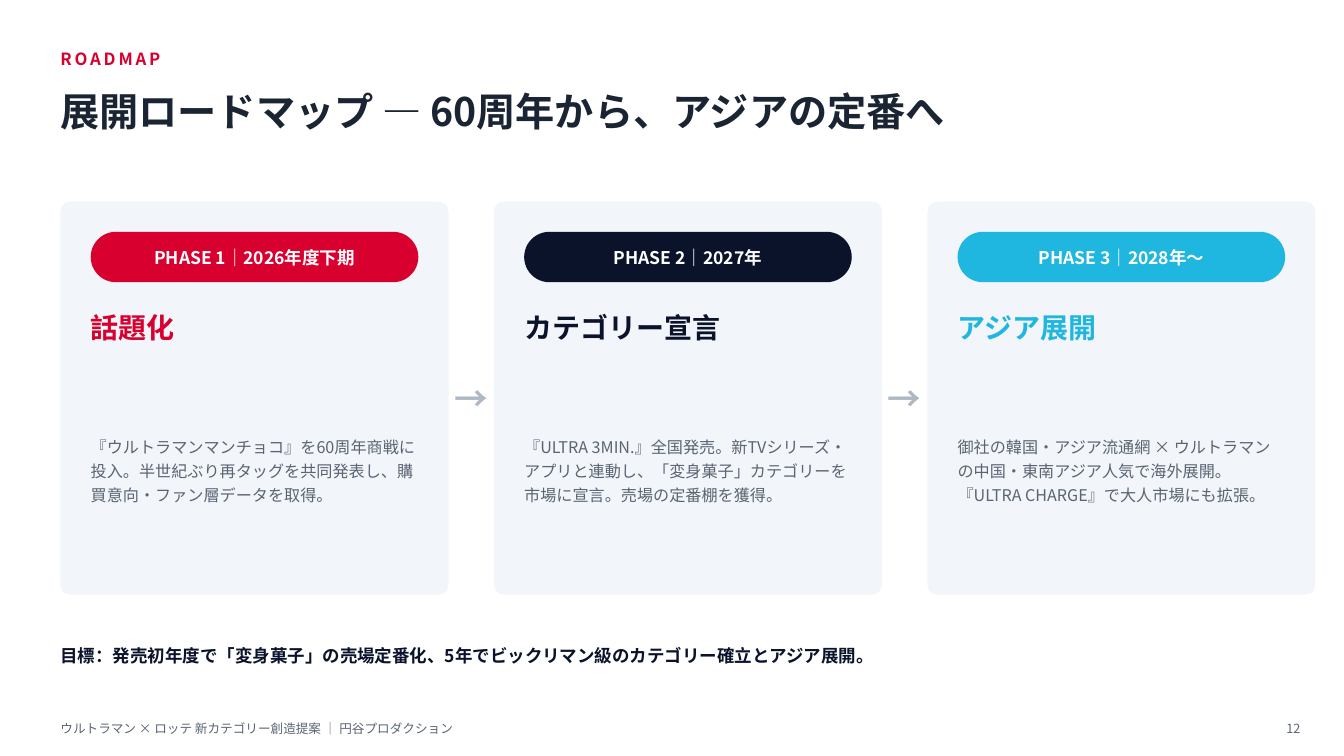
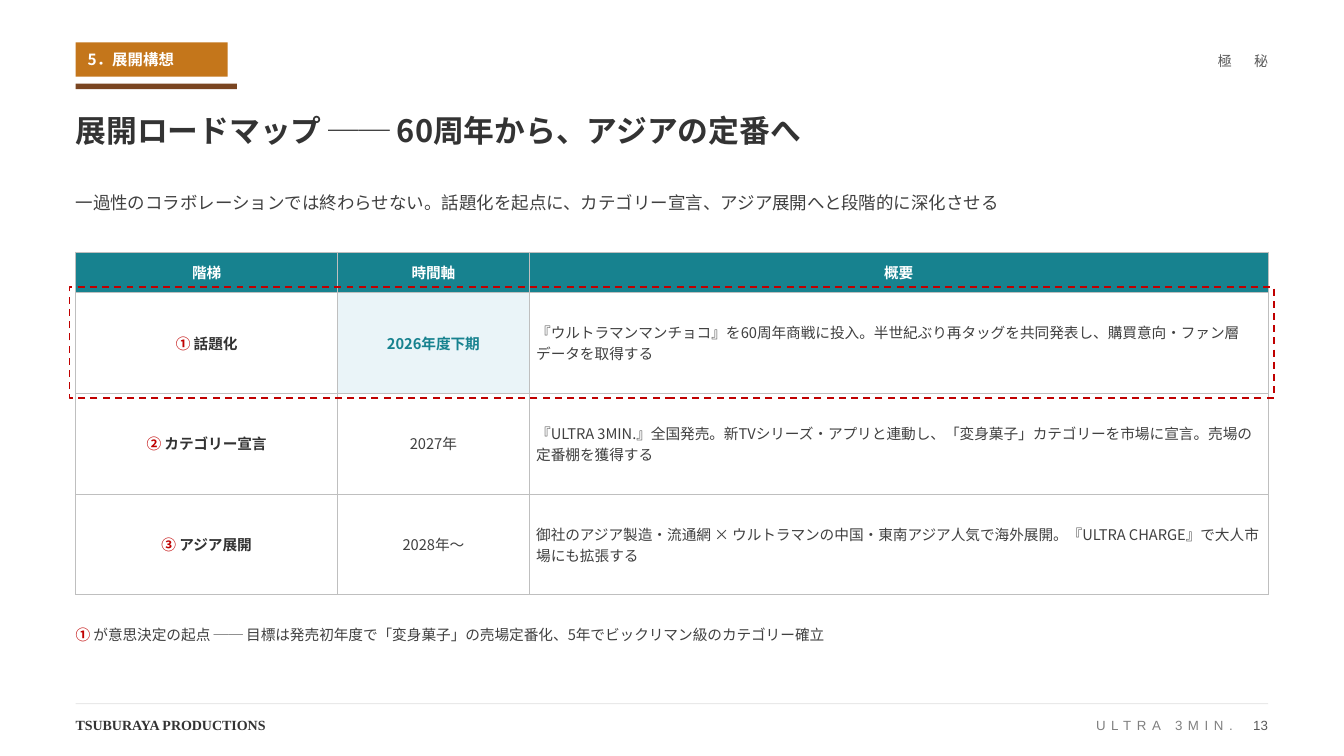
Before and after one commit to hayatoshintani-spe/kessho-lens, a slide deck: slide 13 of docs/proposals/lotte-ultraman-category-proposal.pptx (slide 12 before the commit). Drawn at 1344x756 pixels with LibreOffice and Linux fonts; fonts in the diff are those of the drawing. Boxes give left, top, right and bottom in pixels: in the first picture for what was removed or moved away, otherwise in the second. Text is boxed around its words. In the diff, an @@ line names an element or a change of style, - is before the commit and + after.

```diff
--- a/docs/proposals/lotte-ultraman-category-proposal.pptx
+++ b/docs/proposals/lotte-ultraman-category-proposal.pptx
@@ text removed at [60,52,160,65] @@
-ROADMAP
@@ rectangle added at [76,42,228,77], fill #C4761B @@
@@ text added at [88,52,174,67], 11 pt, text #FFFFFF, bold @@
+5．展開構想
@@ text added at [1218,54,1268,67], 10 pt, text #595959 @@
+極 秘
@@ rectangle added at [76,84,237,90], fill #7A4521 @@
@@ text at [76,115,801,145]: text changed; size 28 to 22 pt; text colour #1B2432 to #333333 @@
-展開ロードマップ — 60周年から、アジアの定番へ
+展開ロードマップ ── 60周年から、アジアの定番へ
@@ rounded rectangle removed at [60,202,449,595] @@
@@ text added at [76,194,999,211], 12.5 pt, text #404040 @@
+一過性のコラボレーションでは終わらせない。話題化を起点に、カテゴリー宣言、アジア展開へと段階的に深化させる
@@ rounded rectangle removed at [494,202,882,595] @@
@@ rounded rectangle removed at [928,202,1316,595] @@
@@ rounded rectangle removed at [91,232,418,282] @@
@@ rounded rectangle removed at [524,232,852,282] @@
@@ rounded rectangle removed at [958,232,1286,282] @@
@@ table added at [76,252,1268,566], 4 rows, 3 columns @@
+階梯 | 時間軸 | 概要
+① 話題化 | 2026年度下期 | 『ウルトラマンマンチョコ』を60周年商戦に投入。半世紀ぶり再タッグを共同発表し、購買意向・ファン層データを取得する
+② カテゴリー宣言 | 2027年 | 『ULTRA 3MIN.』全国発売。新TVシリーズ・アプリと連動し、「変身菓子」カテゴリーを市場に宣言。売場の定番棚を獲得する
+③ アジア展開 | 2028年〜 | 御社のアジア製造・流通網 × ウルトラマンの中国・東南アジア人気で海外展開。『ULTRA CHARGE』で大人市場にも拡張する
@@ text removed at [154,248,355,266] @@
-PHASE 1｜2026年度下期
@@ text removed at [614,248,763,266] @@
-PHASE 2｜2027年
@@ text removed at [1039,248,1204,266] @@
-PHASE 3｜2028年〜
@@ rectangle added at [70,287,1274,398], outline #C00000 1.25 pt dashed @@
@@ text removed at [91,314,175,341] @@
-話題化
@@ text removed at [524,314,720,341] @@
-カテゴリー宣言
@@ text removed at [958,315,1097,341] @@
-アジア展開
@@ text removed at [449,363,494,434] @@
-→
@@ text removed at [882,363,928,434] @@
-→
@@ text removed at [91,439,415,503] @@
-『ウルトラマンマンチョコ』を60周年商戦に投入。半世紀ぶり再タッグを共同発表し、購買意向・ファン層データを取得。
@@ text removed at [524,439,847,503] @@
-『ULTRA 3MIN.』全国発売。新TVシリーズ・アプリと連動し、「変身菓子」カテゴリーを市場に宣言。売場の定番棚を獲得。
@@ text removed at [958,439,1271,503] @@
-御社の韓国・アジア流通網 × ウルトラマンの中国・東南アジア人気で海外展開。『ULTRA CHARGE』で大人市場にも拡張。
@@ text at [76,627,824,642]: text changed; size 12.5 to 10.5 pt; text colour #0B132B to #404040; bold off @@
-目標：発売初年度で「変身菓子」の売場定番化、5年でビックリマン級のカテゴリー確立とアジア展開。
+① が意思決定の起点 ── 目標は発売初年度で「変身菓子」の売場定番化、5年でビックリマン級のカテゴリー確立
@@ line added from (76, 704) to (1268, 704), #E9E9E9 0.75 pt @@
@@ text removed at [60,722,453,734] @@
-ウルトラマン × ロッテ 新カテゴリー創造提案 ｜ 円谷プロダクション
@@ text added at [76,720,265,730], 10 pt, text #333333, bold @@
+TSUBURAYA PRODUCTIONS
@@ text added at [1253,721,1268,730], 9.5 pt, text #808080 @@
+ULTRA 3MIN. 13
@@ text removed at [1286,723,1300,733] @@
-12
```
Also in this commit, not shown: 15 other slides changed, 1 slide added.
